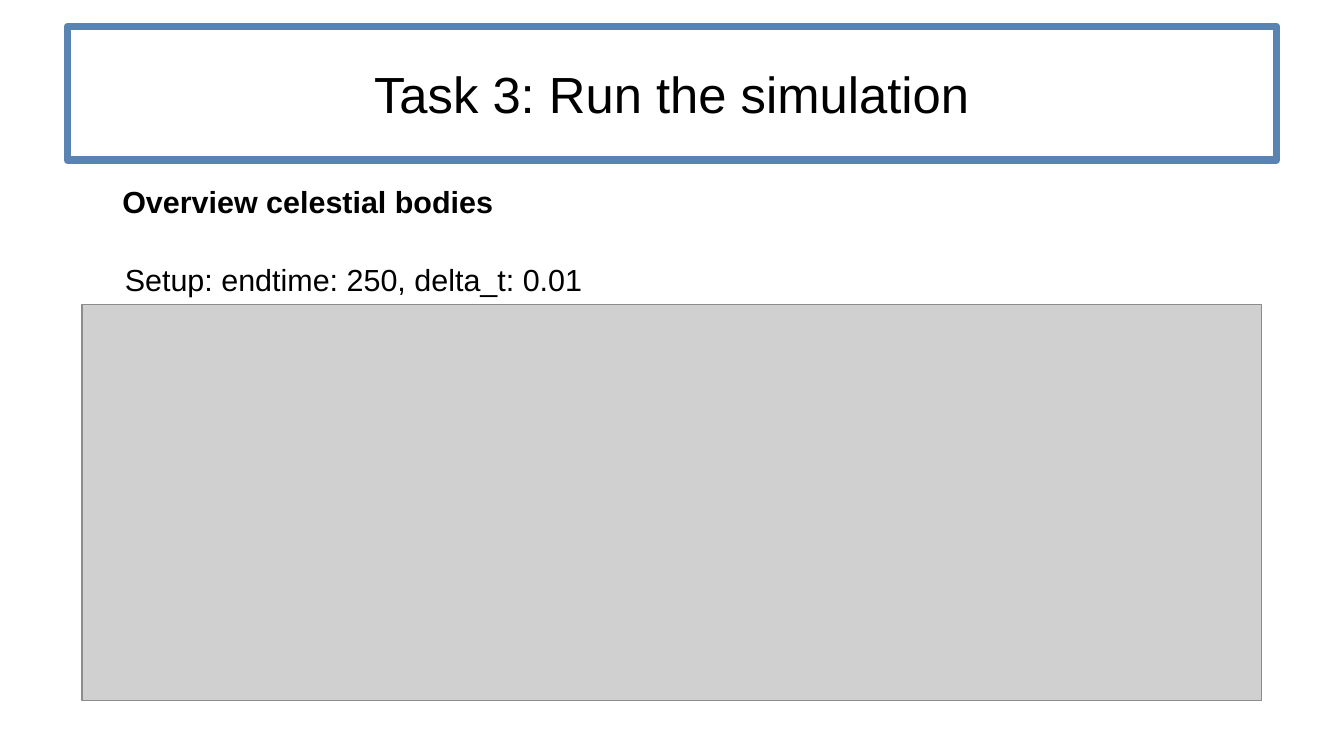
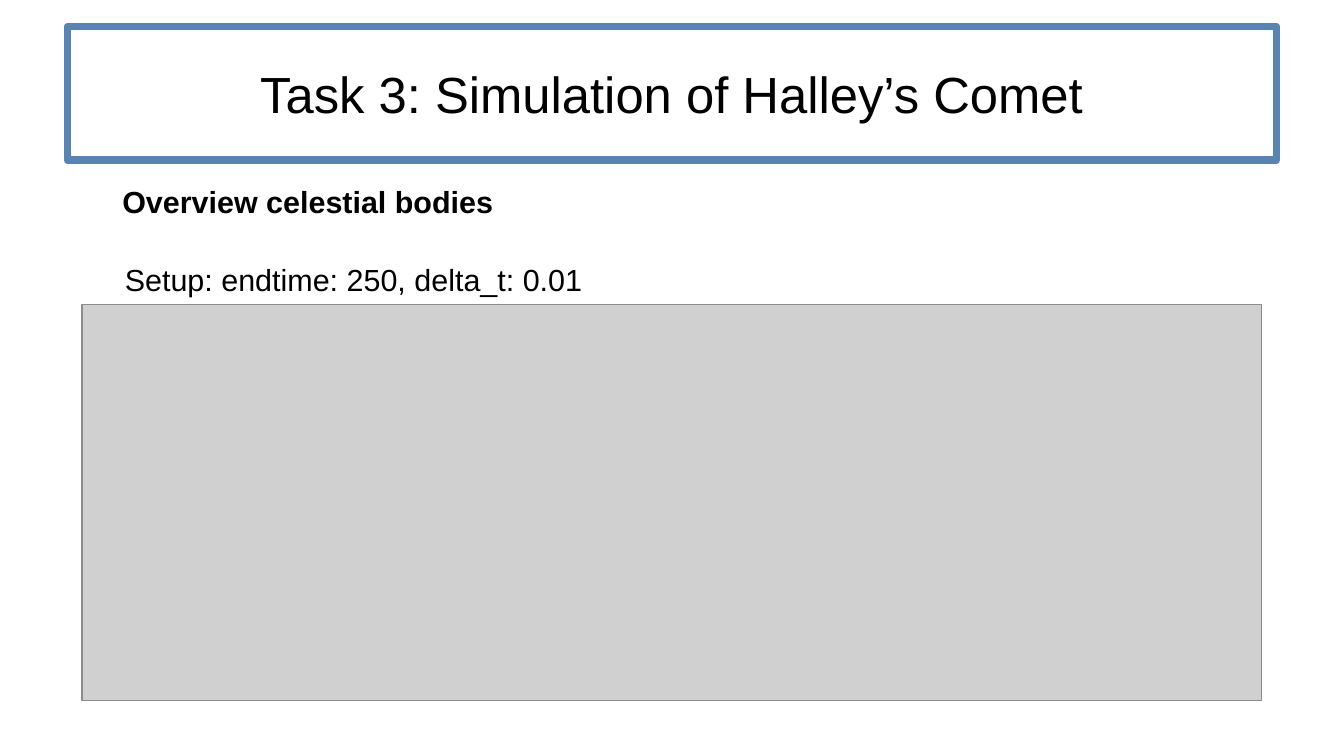
Before and after one commit to lneef/PSEMolDyn_Group1, a slide deck: slide 4 of Sheet1.odp. Drawn at 1344x756 pixels with LibreOffice and Linux fonts; fonts in the diff are those of the drawing; grey boxes stand for pictures. Boxes give left, top, right and bottom in pixels: in the first picture for what was removed or moved away, otherwise in the second. Text is boxed around its words. In the diff, an @@ line names an element or a change of style, - is before the commit and + after.

```diff
--- a/Sheet1.odp
+++ b/Sheet1.odp
@@ title at bbox=[260, 76, 1082, 124]: text changed @@
-Task 3: Run the simulation
+Task 3: Simulation of Halley’s Comet
```
Also in this commit, not shown: 2 other slides changed.
